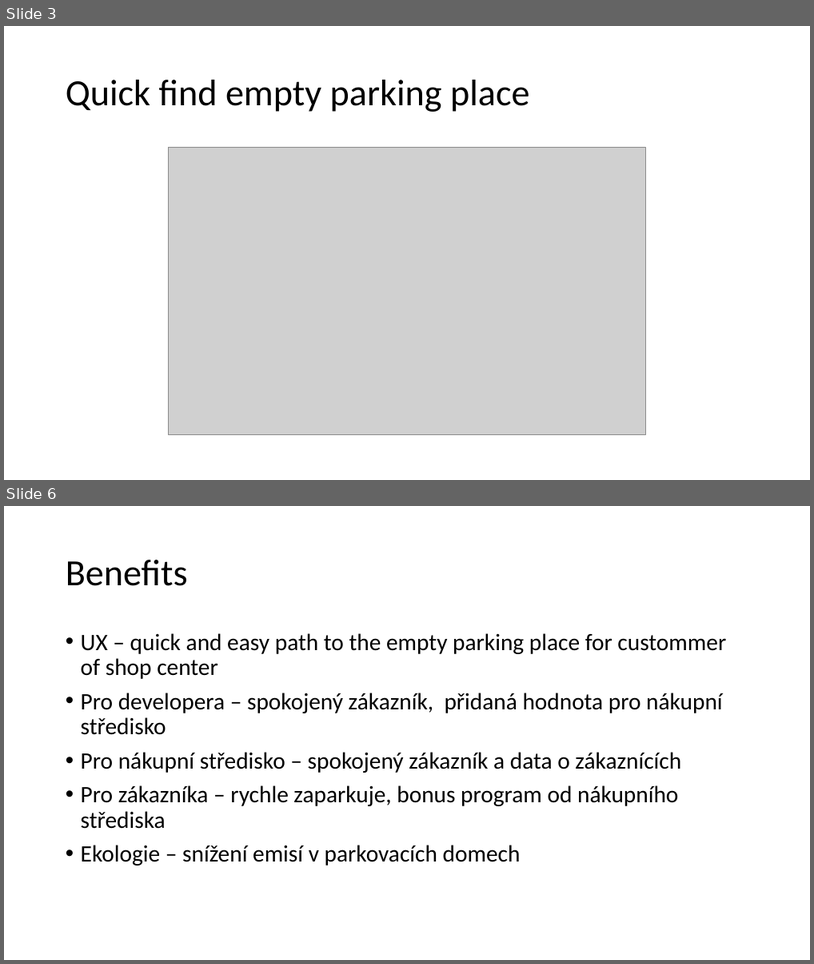
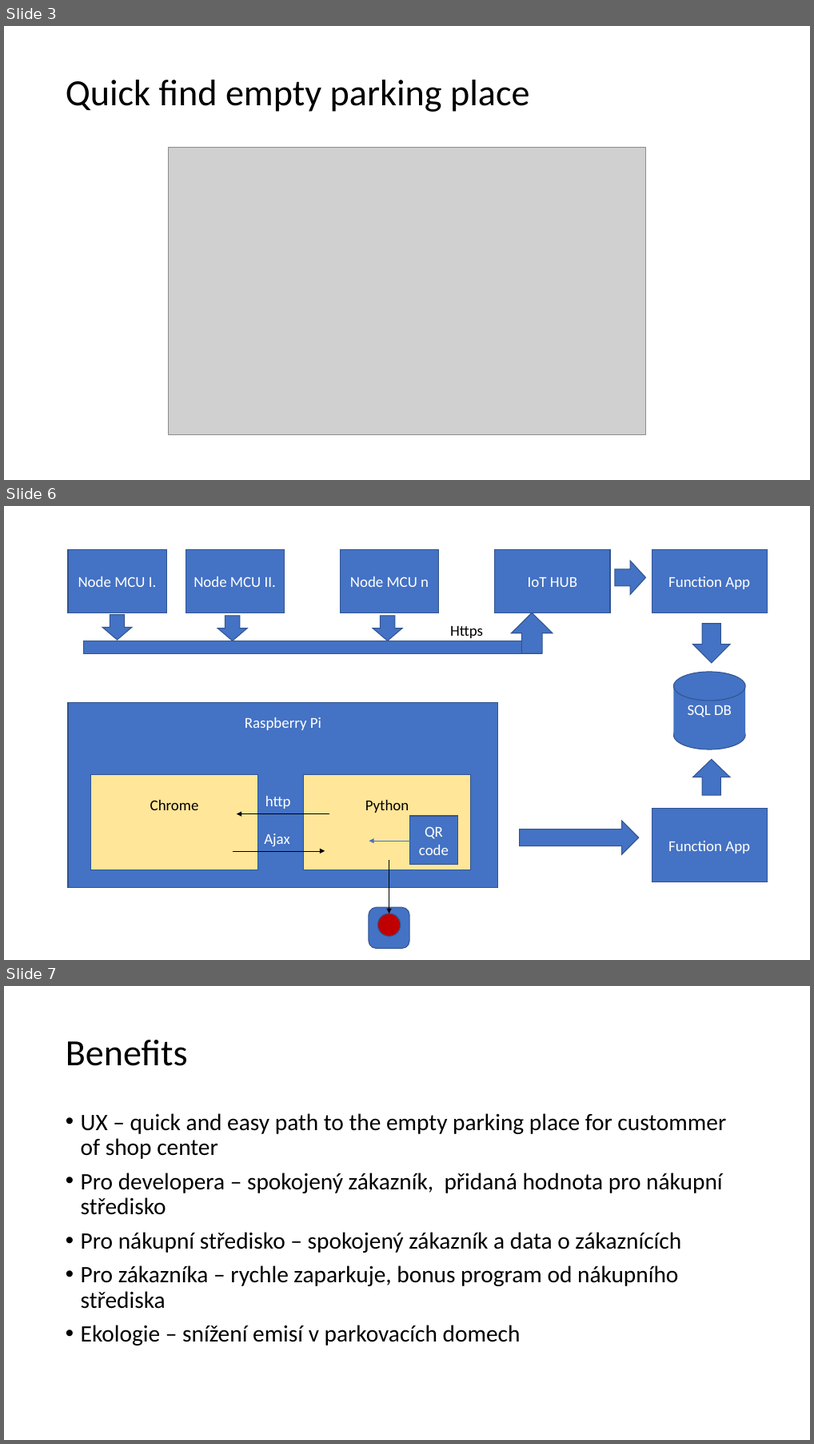
Before and after one commit to ZbynekSulc/IoTCarParking, a slide deck: Presentation/Car Parking Assistant.pptx. Shown one above the other, each under a label of ours: slides 3 and 6 before the commit, slides 3, 6 and 7 after it; the slides between them are not shown. The pictures are 814x964 and 814x1444 pixels, drawn with LibreOffice and Linux fonts; fonts in the diff are those of the drawing; grey boxes stand for pictures. Boxes give left, top, right and bottom in pixels: in the first picture for what was removed or moved away, otherwise in the second. Text is boxed around its words. In the diff, an @@ line names an element or a change of style, - is before the commit and + after.

```diff
--- a/Presentation/Car Parking Assistant.pptx
+++ b/Presentation/Car Parking Assistant.pptx
@@ slide 6 added at (4, 506, 810, 960), background #FFFFFF @@
@@ rectangle added at (68, 549, 166, 613), fill #4472C4, outline #325491 1 pt, 18 pt, text #FFFFFF @@
+Node MCU I.
@@ rectangle added at (186, 549, 284, 613), fill #4472C4, outline #325491 1 pt, 18 pt, text #FFFFFF @@
+Node MCU II.
@@ rectangle added at (340, 549, 439, 613), fill #4472C4, outline #325491 1 pt, 18 pt, text #FFFFFF @@
+Node MCU n
@@ rectangle added at (495, 549, 610, 613), fill #4472C4, outline #325491 1 pt, 18 pt, text #FFFFFF @@
+IoT HUB
@@ rectangle added at (653, 549, 768, 613), fill #4472C4, outline #325491 1 pt, 18 pt, text #FFFFFF @@
+Function App
@@ right arrow added at (615, 560, 646, 594), fill #4472C4, outline #325491 1 pt @@
@@ down arrow added at (102, 615, 132, 640), fill #4472C4, outline #325491 1 pt @@
@@ down arrow added at (218, 616, 248, 641), fill #4472C4, outline #325491 1 pt @@
@@ down arrow added at (373, 616, 402, 641), fill #4472C4, outline #325491 1 pt @@
@@ down arrow added at (511, 612, 553, 653), fill #4472C4, outline #325491 1 pt @@
@@ down arrow added at (694, 624, 731, 663), fill #4472C4, outline #325491 1 pt @@
@@ rectangle added at (84, 641, 542, 654), fill #4472C4, outline #325491 1 pt @@
@@ text added at (450, 626, 483, 638), 18 pt, text #000000 @@
+Https
@@ ellipse added at (674, 672, 746, 700), fill #4472C4, outline #325491 1 pt @@
@@ rectangle added at (674, 684, 746, 736), fill #4472C4, 18 pt, text #FFFFFF @@
+SQL DB
@@ rectangle added at (68, 702, 499, 887), fill #4472C4, outline #325491 1 pt, 18 pt, text #FFFFFF @@
+Raspberry Pi
@@ ellipse added at (674, 720, 746, 750), fill #4472C4, outline #325491 1 pt @@
@@ down arrow added at (694, 759, 731, 795), fill #4472C4, outline #325491 1 pt @@
@@ rectangle added at (90, 775, 258, 869), fill #FFE699, outline #325491 1 pt, 18 pt, text #000000 @@
+Chrome
@@ rectangle added at (303, 775, 471, 869), fill #FFE699, outline #325491 1 pt, 18 pt, text #000000 @@
+Python
@@ arrow added from (330, 814) to (237, 814), #000000 0.5 pt @@
@@ text added at (266, 796, 291, 808), 18 pt, text #FFFFFF @@
+http
@@ rectangle added at (410, 816, 458, 864), fill #4472C4, outline #325491 1 pt, 18 pt, text #FFFFFF @@
+QR code
@@ rectangle added at (653, 808, 768, 882), fill #4472C4, outline #325491 1 pt, 18 pt, text #FFFFFF @@
+Function App
@@ text added at (264, 833, 290, 846), 18 pt, text #FFFFFF @@
+Ajax
@@ arrow added from (422, 840) to (370, 840), #4472C4 0.5 pt @@
@@ right arrow added at (520, 820, 639, 855), fill #4472C4, outline #325491 1 pt @@
@@ arrow added from (233, 851) to (326, 851), #000000 0.5 pt @@
@@ arrow added from (390, 860) to (390, 913), #000000 0.5 pt @@
@@ rounded rectangle added at (369, 907, 410, 948), fill #4472C4, outline #325491 1 pt @@
@@ ellipse added at (378, 913, 400, 936), fill #C00000, outline #325491 1 pt @@
@@ what was slide 6 is now slide 7 @@
```
Also in this commit, not shown: 2 slides changed, 1 other slide added, 1 slide removed.
